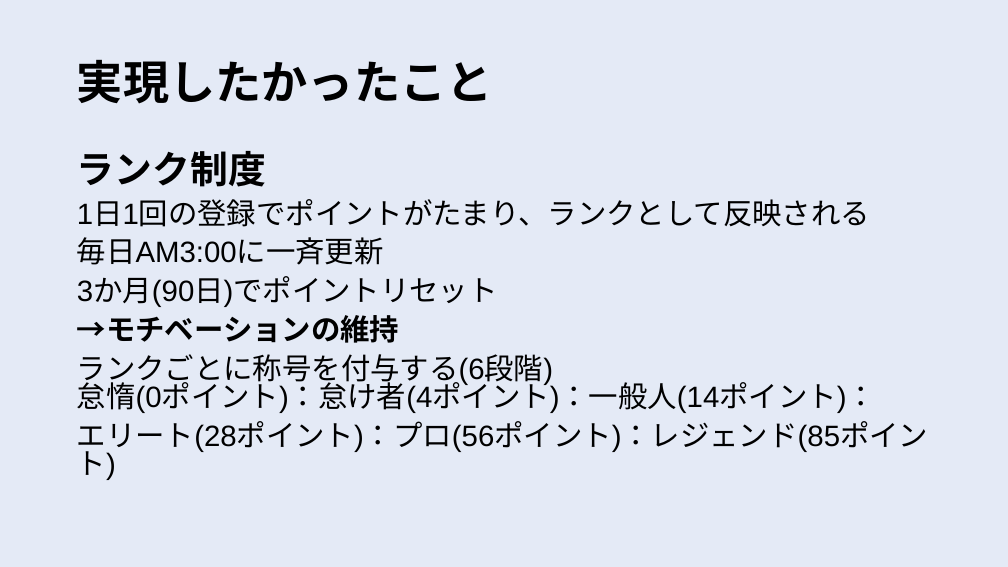
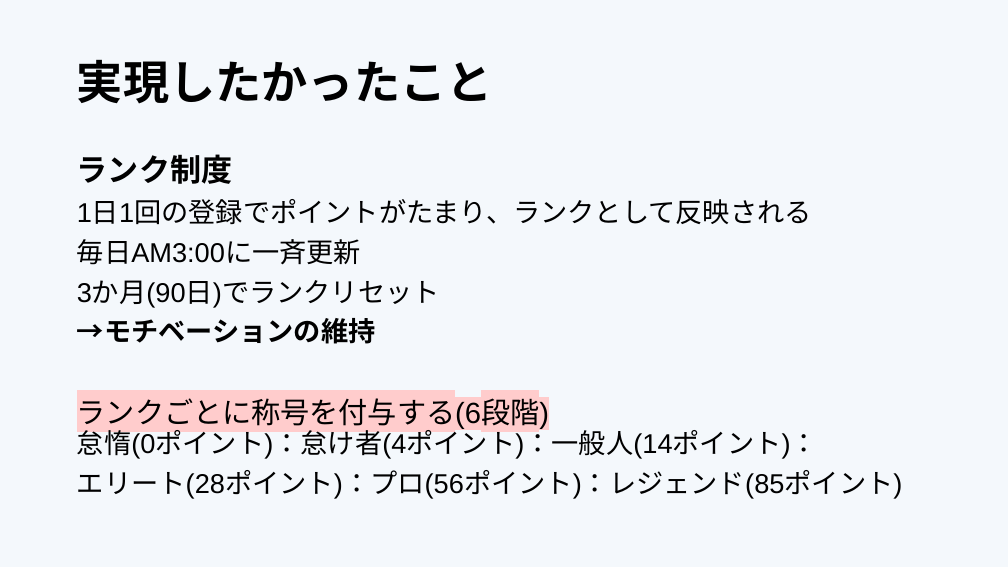
Before and after one commit to dojo2023/E-4, a slide deck: slide 19 of 共有用フォルダー/E4_そばうどん.pptx. Drawn at 1008x567 pixels with LibreOffice and Linux fonts; fonts in the diff are those of the drawing. Boxes give left, top, right and bottom in pixels: in the first picture for what was removed or moved away, otherwise in the second. Text is boxed around its words. In the diff, an @@ line names an element or a change of style, - is before the commit and + after.

```diff
--- a/共有用フォルダー/E4_そばうどん.pptx
+++ b/共有用フォルダー/E4_そばうどん.pptx
@@ background #8FAADC at 24% opacity to #BDD7EE at 16% opacity @@
@@ text at [77, 154, 903, 499]: size 36 to 29.6 pt in "ランク制度"; size 28 to 25.9 pt in "1日1回の登録でポイントがたまり、ランクとして反映される", "毎日AM3:00に一斉更新", "→モチベーションの維持", "怠惰(0ポイント)：怠け者(4ポイント)：一般人(14ポイント)：" and 1 more places; size 28 to 27.8 pt, highlight none to #FFCCCC in "ランクごとに称号を付与する(6段階)"; line spacing 0.8 to 0.9 @@
@@ text at [77, 280, 440, 306]: text changed; size 28 to 25.9 pt @@
-3か月(90日)でポイントリセット
+3か月(90日)でランクリセット
```
Also in this commit, not shown: 5 other slides changed.
